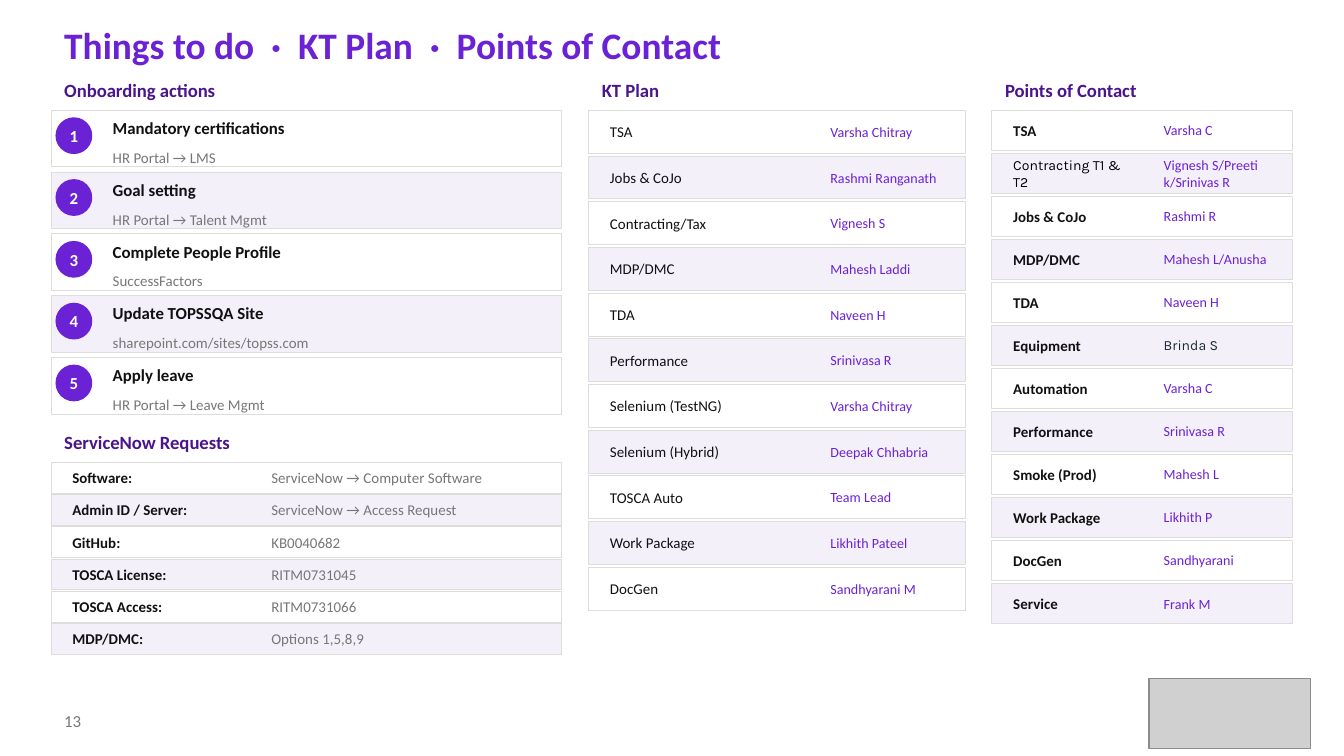
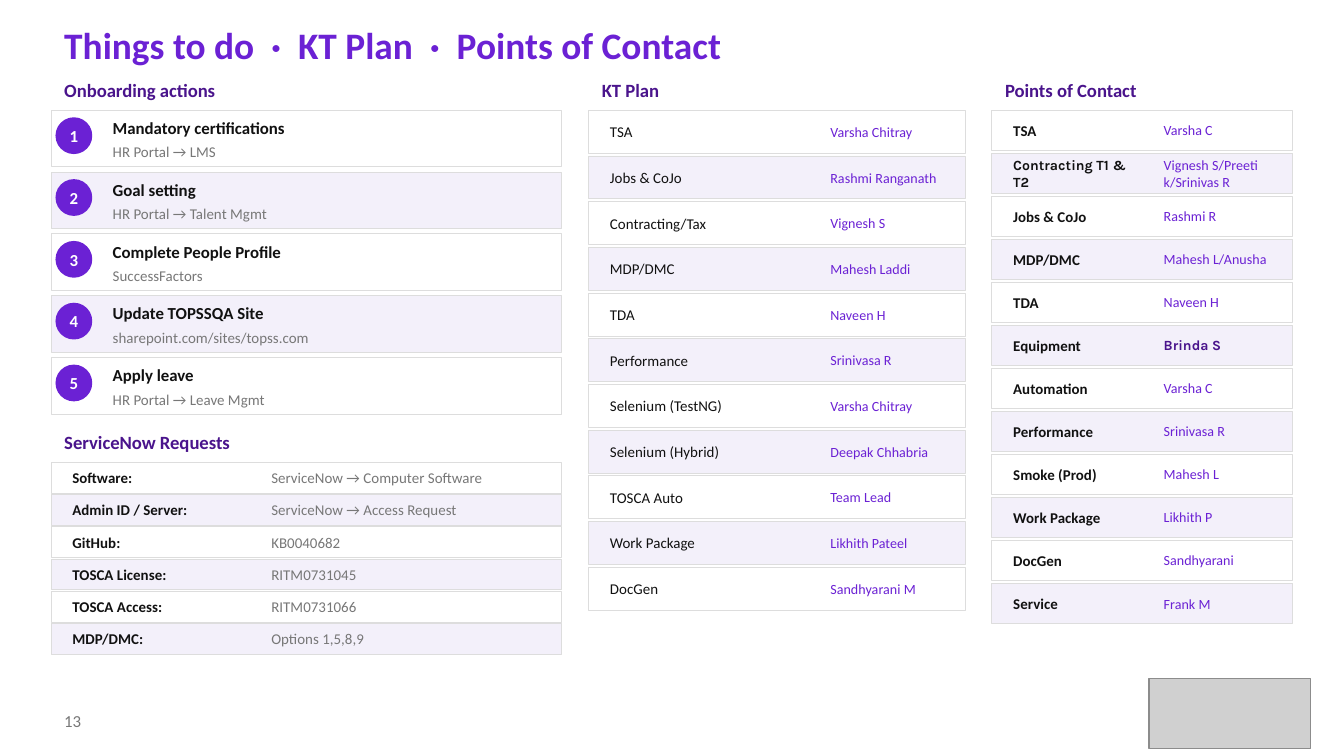
Before and after one commit to Sagar-konkanagaon/ETL__ASSIGNMENT, a slide deck: slide 13 of CHVAC_QA_Onboarding_Updated (1).pptx. Drawn at 1344x756 pixels with LibreOffice and Linux fonts; fonts in the diff are those of the drawing; grey boxes stand for pictures. Boxes give left, top, right and bottom in pixels: in the first picture for what was removed or moved away, otherwise in the second. Text is boxed around its words. In the diff, an @@ line names an element or a change of style, - is before the commit and + after.

```diff
--- a/CHVAC_QA_Onboarding_Updated (1).pptx
+++ b/CHVAC_QA_Onboarding_Updated (1).pptx
@@ text "Contracting T1 & T2" at <box>1013,160,1109,187</box>: text colour #000000 to #111111, bold on @@
@@ text "Brinda S" at <box>1164,340,1221,350</box>: text colour #1F2937 to #4A148C, bold on @@
@@ 5 texts: place and size @@
-5 texts at <box>113,152,309,413</box>
+5 texts at <box>113,146,309,408</box>
```
Also in this commit, not shown: 4 other slides changed.
